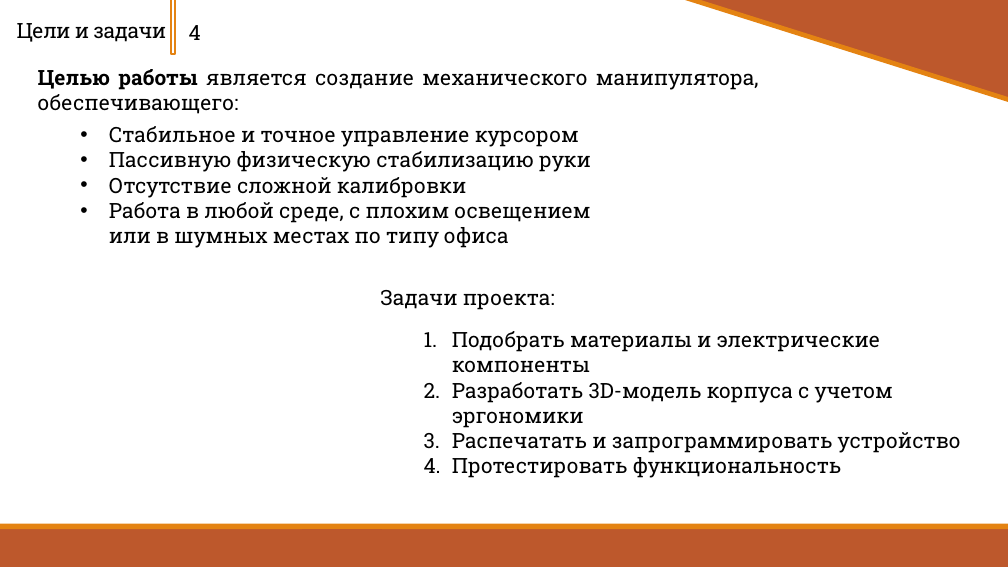
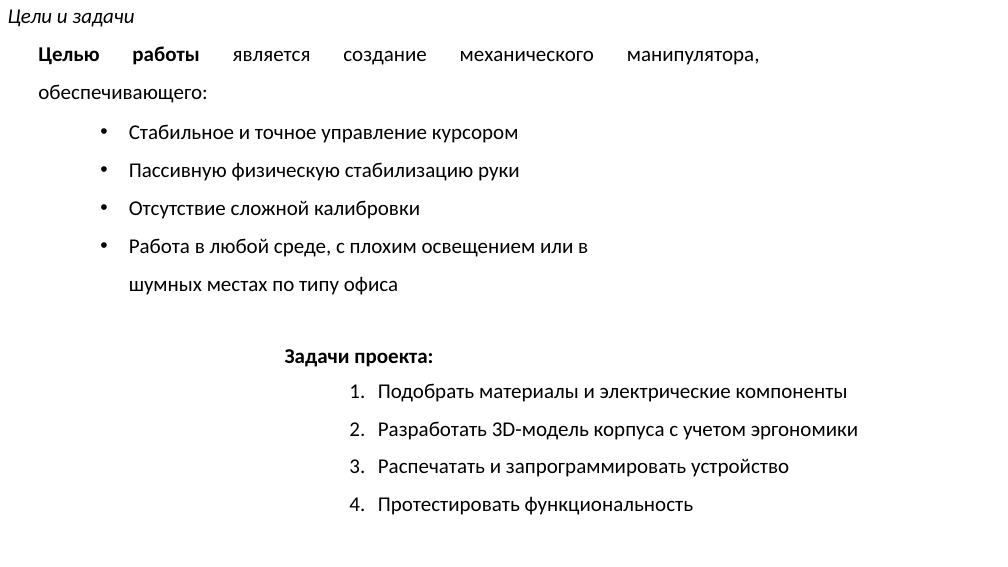
Before and after one commit to Zerocummer/Mmm-Yummers, a slide deck: slide 4 of Мышка для людей с ОВЗ/Документы/Презентация о манипуляторе другая.pptx. Drawn at 1008x567 pixels with LibreOffice and Linux fonts; fonts in the diff are those of the drawing. Boxes give left, top, right and bottom in pixels: in the first picture for what was removed or moved away, otherwise in the second. Text is boxed around its words. In the diff, an @@ line names an element or a change of style, - is before the commit and + after.

```diff
--- a/Мышка для людей с ОВЗ/Документы/Презентация о манипуляторе другая.pptx
+++ b/Мышка для людей с ОВЗ/Документы/Презентация о манипуляторе другая.pptx
@@ title "Цели и задачи": place and size @@
-title "Цели и задачи" at [17,23,166,42]
+title "Цели и задачи" at [8,9,134,27]
@@ title "Цели и задачи" at [8,9,134,27]: font Roboto Slab to Calibri, letter spacing -0.5 to 0 pt, italic on; line spacing 0.85 to 0.9; vertical alignment bottom to middle @@
@@ text "Целью работы является создание механического ...": place and size @@
-text "Целью работы является создание механического ..." at [38,69,759,114]
+text "Целью работы является создание механического ..." at [38,46,760,103]
@@ rectangle removed at [171,0,175,54] @@
@@ text removed at [189,25,201,40] @@
-4
@@ rectangle removed at [563,0,1008,150] @@
@@ text "Стабильное и точное управление курсором": place and size @@
-text "Стабильное и точное управление курсором" at [109,126,591,248]
+text "Стабильное и точное управление курсором" at [129,124,588,295]
@@ rectangle removed at [93,139,929,150] @@
@@ text "Задачи проекта:": place and size @@
-text "Задачи проекта:" at [380,290,555,310]
+text "Задачи проекта:" at [285,349,433,367]
@@ text "Задачи проекта:" at [285,349,433,367]: font Roboto Slab to Calibri, bold on @@
@@ font Roboto Slab to Calibri; line spacing 1 to 1.5 in 3 elements at [38,46,760,103], [129,124,588,295], [378,383,858,515] @@
@@ text "Подобрать материалы и электрические компоненты": place and size @@
-text "Подобрать материалы и электрические компоненты" at [452,331,961,478]
+text "Подобрать материалы и электрические компоненты" at [378,383,858,515]
@@ rectangle removed at [0,529,1008,567] @@
@@ rectangle removed at [0,524,1008,529] @@
@@ rectangle removed at [302,530,382,567] @@
```
Also in this commit, not shown: 8 other slides changed, 11 other files.
